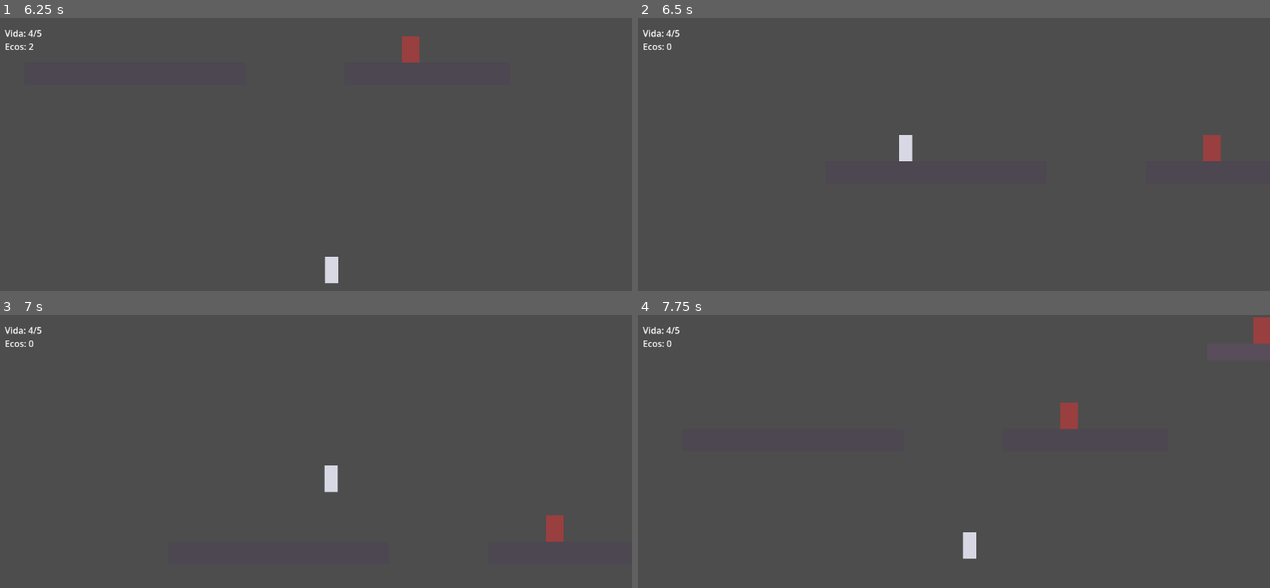
Above: before the commit, frames 1-4 (two rows, left to right).
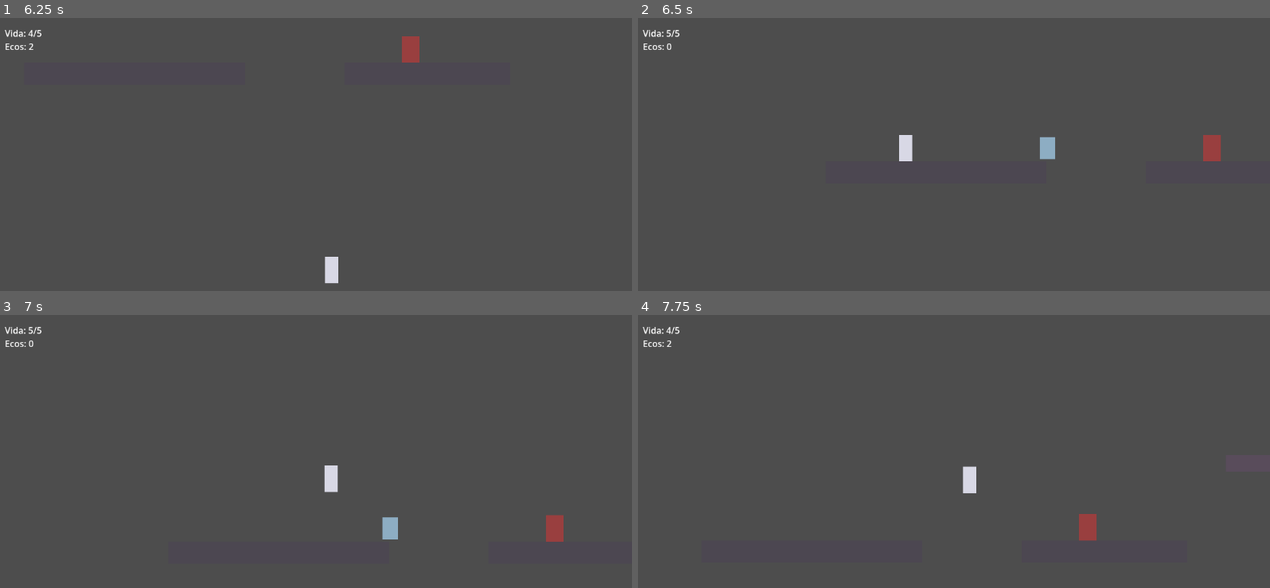
Above: after the commit, the same moments.

Repository: fcorguez92/desmemoria
Game: Godot game, scene res://scenes/test_level/test_level.tscn
Two runs of this game, one before a commit and one after it. Both use one fixed random seed, a clock stepped at 60 frames per second and the inputs below.
Inputs:
- Up to frame 1 (6.25 s): tap Enter (ui_accept) at 0.5, 0.77, 1.52, 3.02, 3.77, 4.52, 6.02 s; hold Right (ui_right) 0.53-2.03 s; tap X (attack) every 0.75 s from 0.6 to 5.85 s; hold Left (ui_left) 2.03-4.28 s; hold Right (ui_right) from 4.28 s (still down)
- Up to frame 2 (6.5 s): keep holding Right (ui_right)
- Up to frame 3 (7 s): keep holding Right (ui_right); tap X (attack) at 6.6 s; tap Enter (ui_accept) at 6.77 s
- Up to frame 4 (7.75 s): keep holding Right (ui_right); tap X (attack) at 7.35 s; tap Enter (ui_accept) at 7.52 s

Frame 1 is identical in both runs. In frame 2, 0.2% of the frame differs, in the area x 4-66%, y 4-52%; in frame 3, 0.2%; in frame 4, 1.2%, in the area x 4-100%, y 0-90%.

Commit message:
Drop the death Echo at the last grounded spot, not the fall position.
Dying by walking off a ledge used to place the Echo wherever gravity
carried the player before hitting fall_death_y, which could be deep in
an unreachable pit. Now it tracks the last position the player actually
stood on solid ground and uses that instead, so the Echo is always
somewhere you can walk back to.

Co-Authored-By: Claude Sonnet 5 <noreply@anthropic.com>

Diff:
--- a/scenes/player/player.gd
+++ b/scenes/player/player.gd
@@ -28,6 +28,7 @@
 var ecos: int = 0
 var invulnerable_timer: float = 0.0
 var active_echo: Node = null
+var last_grounded_position: Vector2
 
 @onready var spawn_position: Vector2 = global_position
 @onready var visual: Polygon2D = $Visual
@@ -41,11 +42,15 @@
 func _ready() -> void:
 	add_to_group("player")
 	health = max_health
+	last_grounded_position = global_position
 	_update_hud()
 
 
 func _physics_process(delta: float) -> void:
 	var was_on_floor := is_on_floor()
+
+	if was_on_floor:
+		last_grounded_position = global_position
 
 	if not is_on_floor():
 		var current_gravity := gravity * fall_gravity_multiplier if velocity.y > 0.0 else gravity
@@ -139,7 +144,9 @@
 	if ecos > 0:
 		var echo := EchoScene.instantiate()
 		echo.ecos_held = ecos
-		echo.global_position = global_position
+		# La última posición en suelo, no la posición exacta de la muerte:
+		# así una caída a un hueco no deja el Eco fuera de tu alcance.
+		echo.global_position = last_grounded_position
 		get_parent().add_child(echo)
 		active_echo = echo
 
